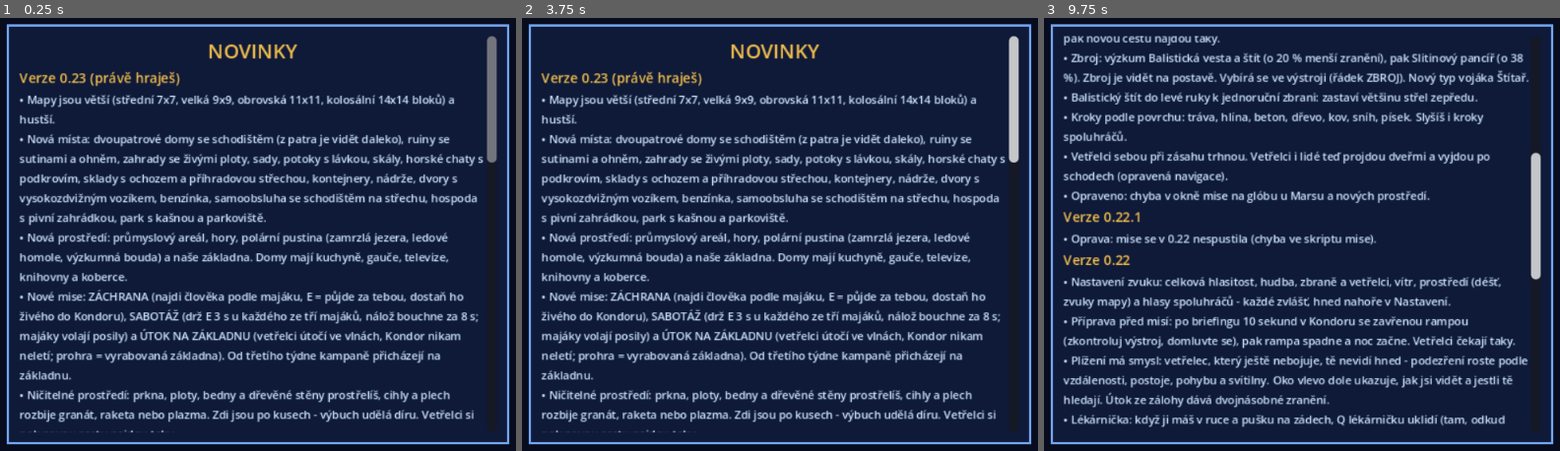
Above: before the commit, frames 1-3 (left to right).
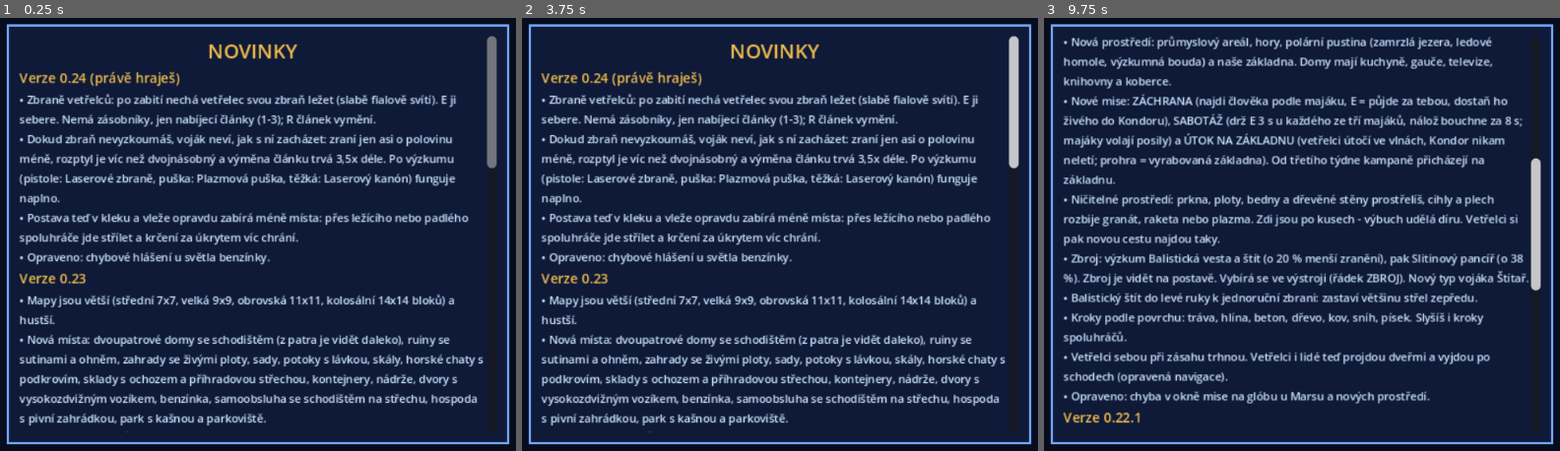
Above: after the commit, the same moments.

Repository: arielistelosbutch/Enemy-Beyond
Game: Godot game, scene res://scenes/Main.tscn
Two runs of this game, one before a commit and one after it. Both use one fixed random seed, a clock stepped at 60 frames per second and the inputs below.
Inputs (mouse positions are in pixels of both pictures, inside the frame that each line leads up to):
- Up to frame 1 (0.25 s): no input
- Up to frame 2 (3.75 s): tap Enter at 0.5, 2, 3.5 s; move the mouse to (955, 212) at 0.52 s; hold D (move_right) 0.53-1.25 s; hold Right mouse button (aim) 0.53-1.25 s; click (955, 212) at 0.67 s; tap Space (jump) at 0.77, 1.25, 2.75 s; tap C (crouch) at 0.8 s; drag from (620, 256) to (738, 325) at 1.27 s; move the mouse to (857, 139) at 2.02 s; press the mouse at (857, 139) at 2.03 s; hold D (move_right) 2.03-2.75 s; tap V (melee) at 2.3 s; release the mouse at (857, 139) at 2.75 s; drag from (738, 325) to (542, 169) at 2.77 s; move the mouse to (1017, 303) at 3.52 s; hold A (move_left) from 3.53 s (still down); tap B (mine) at 3.6 s
- Up to frame 3 (9.75 s): tap Space (jump) at 3.77, 4.25, 6.77 s; tap Z (prone) at 3.8 s; tap I (inventory) at 4.15 s; release A (move_left) at 4.25 s; drag from (1064, 169) to (1183, 126) at 4.27 s; move the mouse to (1343, 234) at 5.02 s; hold S (move_back) 5.03-5.75 s; hold Shift (sprint) 5.03-5.75 s; click (1343, 234) at 5.17 s; tap E (use) at 5.3 s; tap Escape (pause) at 5.65 s; drag from (1183, 126) to (1142, 256) at 5.77 s; move the mouse to (1477, 212) at 6.52 s; hold W (move_forward) 6.53-7.25 s; hold Right mouse button (aim) 6.53-7.25 s; tap C (crouch) at 6.8 s; tap R (reload) at 7.15 s; drag from (1142, 256) to (1260, 325) at 7.27 s; move the mouse to (1379, 139) at 8.02 s; hold S (move_back) 8.03-8.75 s; tap 2 (belt2) at 8.1 s; tap V (melee) at 8.3 s; drag from (1260, 325) to (1064, 169) at 8.77 s; move the mouse to (1539, 303) at 9.52 s; hold W (move_forward) from 9.53 s (still down); tap 4 (belt4) at 9.6 s; click (1539, 303) at 9.67 s

The runs differ from the first frame. In frame 1, 21% of the frame differs, in the area x 3-97%, y 12-96%; in frame 2, 21%; in frame 3, 27%, in the area x 3-97%, y 4-95%.

Commit message:
Enemy Beyond 0.24: zbraně vetřelců k sebrání, nižší postava v kleku a vleže
Co-Authored-By: Claude Opus 5.5 <noreply@anthropic.com>
Claude-Session: https://claude.ai/code/session_01EAk7UDZdciQuxvQV6RdKX6

Diff:
--- a/changelog.json
+++ b/changelog.json
@@ -1,4 +1,10 @@
 {
+ "0.24": [
+  "Zbraně vetřelců: po zabití nechá vetřelec svou zbraň ležet (slabě fialově svítí). E ji sebere. Nemá zásobníky, jen nabíjecí články (1-3); R článek vymění.",
+  "Dokud zbraň nevyzkoumáš, voják neví, jak s ní zacházet: zraní jen asi o polovinu méně, rozptyl je víc než dvojnásobný a výměna článku trvá 3,5x déle. Po výzkumu (pistole: Laserové zbraně, puška: Plazmová puška, těžká: Laserový kanón) funguje naplno.",
+  "Postava teď v kleku a vleže opravdu zabírá méně místa: přes ležícího nebo padlého spoluhráče jde střílet a krčení za úkrytem víc chrání.",
+  "Opraveno: chybové hlášení u světla benzínky."
+ ],
  "0.23": [
   "Mapy jsou větší (střední 7x7, velká 9x9, obrovská 11x11, kolosální 14x14 bloků) a hustší.",
   "Nová místa: dvoupatrové domy se schodištěm (z patra je vidět daleko), ruiny se sutinami a ohněm, zahrady se živými p …(259 unchanged characters)…
--- a/scripts/alien.gd
+++ b/scripts/alien.gd
@@ -485,6 +485,7 @@
 		return
 	if hp <= 0:
 		_die.rpc()
+		_drop_gun()
 		if by and by.has_method("is_player"):
 			_credit.rpc_id(by.get_multiplayer_authority(), by.name)
 		return
@@ -526,6 +527,15 @@
 	if p and p.is_multiplayer_authority():
 		p.captures += 1
 		mission.hud.message("Vetřelec omráčen - zajat živý.", 2.5)
+
+## Host: the dead alien's gun lies next to it - anyone can pick it up (E).
+func _drop_gun() -> void:
+	var w: String = Campaign.RACE_WEAPON.get(race, "")
+	if w == "" or not Game.ITEMS.has(w) or not multiplayer.is_server():
+		return
+	var r: Dictionary = Game.ITEMS[w]
+	var cells := randi_range(1, int(r["cells"]))
+	mission.drop_item({"id": w, "loaded": randi_range(int(r["cap"]) / 3, int(r["cap"])), "cells": cells}, global_position + global_transform.basis.x * 0.6)
 
 @rpc("authority", "call_local", "reliable")
 func _ambush_note(player_name: String) -> void:
--- a/scripts/autotest.gd
+++ b/scripts/autotest.gd
@@ -66,6 +66,7 @@
 		"mapshot": _mapshot(p)
 		"objtest": _objtest(p)
 		"breaktest": _breaktest(p)
+		"armstest": _armstest(p)
 		"terror": _terror(p)
 		"panic":
 			if p and step == 0 and t > 3:
@@ -899,6 +900,48 @@
 	out("BREAK broken pieces: %d" % broken)
 	get_tree().quit()
 
+## Alien guns: one dies, the gun lies there, the mercenary takes it, fires, re-primes.
+func _armstest(p: Node) -> void:
+	if p == null or step > 0 or not m().started():
+		return
+	step = 1
+	for a in m().aliens():
+		a.set_physics_process(false)
+	var target: Node = null
+	for a in m().aliens():
+		if Campaign.RACE_WEAPON.has(a.race):
+			target = a
+			break
+	if target == null:
+		out("ARMS no armed alien (crew %s)" % [m().aliens().map(func(x): return x.race)])
+		get_tree().quit()
+		return
+	p.inv.erase("rh")
+	p.inv.erase("back")
+	p._update_held()
+	target.damage(99999.0, target.global_position, p)
+	await get_tree().create_timer(0.5).timeout
+	out("ARMS pickups after the kill: %d" % m().pickups.size())
+	p.global_position = target.global_position + Vector3(0.5, 0.3, 0)
+	await get_tree().create_timer(0.3).timeout
+	p._pick_up()
+	var rh: Dictionary = p.item_in("rh")
+	out("ARMS in hand: %s unknown=%s" % [rh, Game.alien_unknown(rh.get("id", ""))])
+	if rh.is_empty():
+		get_tree().quit()
+		return
+	rh["loaded"] = 0
+	var t0 := t
+	p._reload(rh, Game.ITEMS[rh["id"]])
+	out("ARMS re-priming: %s (%.1f s)" % [p.busy_text, p.busy_total])
+	await get_tree().create_timer(p.busy_total + 0.5).timeout
+	out("ARMS after: loaded %d cells %d spread %.2f" % [int(rh["loaded"]), int(rh.get("cells", 0)), p.current_spread()])
+	# lying bodies are low: shots go over them
+	p.prone = true
+	await get_tree().create_timer(0.2).timeout
+	out("ARMS prone capsule height %.2f" % p._body_cap.height)
+	get_tree().quit()
+
 func _skip_brief() -> void:
 	var h: Node = m().hud
 	if h._brief_t >= 0 and h._brief_t < float(h._brief_len) / 40.0 + 1.0:
--- a/scripts/boot.gd
+++ b/scripts/boot.gd
@@ -8,7 +8,7 @@
 const UPDATE_PCK := "user://update.pck"
 const UPDATE_INFO := "user://update.json"
 ## The version built into this .exe (the update must be newer to be used).
-const BUILD_VERSION := "0.23"
+const BUILD_VERSION := "0.24"
 
 var update_version := ""
 
--- a/scripts/game.gd
+++ b/scripts/game.gd
@@ -2,8 +2,8 @@
 ## Enemy Beyond - global state: controls, the mercenary's profile, item rules,
 ## shared materials and sounds.
 
-const VERSION := "0.23 prototyp"
-const VERSION_NUM := "0.23"
+const VERSION := "0.24 prototyp"
+const VERSION_NUM := "0.24"
 
 # ---- items (like UFO: every item has weight; hands, belt and backpack hold them) ----
 const ITEMS := {
@@ -37,6 +37,14 @@
 	"mine": {"name": "Nášlapná mina", "short": "Mina", "weight": 3, "type": "grenade"},
 	"flare": {"name": "Světlice", "short": "Světlice", "weight": 1, "type": "flare"},
 	"medkit": {"name": "Lékárnička", "short": "Lékárnička", "weight": 3, "type": "medkit", "uses": 3},
+	# the aliens' own guns, picked up from the dead: no magazines - a charge cell that has to be
+	# re-primed (slow and clumsy until research explains how), weak in human hands at first
+	"a_pistol": {"name": "Plazmová pistole vetřelců", "short": "Cizí pistole", "weight": 3, "type": "weapon", "ammo": "", "alien": true, "know": "laser",
+		"cap": 8, "cells": 3, "damage": 42, "spread": 1.3, "rate": 0.35, "auto": false, "sound": "plasma", "noise": 25.0, "muzzle": 0.21, "kick": 0.4, "reload": 2.5},
+	"a_rifle": {"name": "Plazmová puška vetřelců", "short": "Cizí puška", "weight": 6, "type": "weapon", "two": true, "ammo": "", "alien": true, "know": "plazma",
+		"cap": 20, "cells": 2, "damage": 50, "spread": 1.0, "rate": 0.22, "auto": true, "sound": "plasma", "noise": 30.0, "muzzle": 0.8, "kick": 0.6, "reload": 3.0},
+	"a_heavy": {"name": "Těžká plazma vetřelců", "short": "Cizí těžká", "weight": 11, "type": "weapon", "two": true, "heavy": 0.8, "ammo": "", "alien": true, "know": "laser_tezky",
+		"cap": 5, "cells": 2, "damage": 110, "splash": 2.2, "spread": 0.9, "rate": 0.9, "auto": false, "sound": "plasma", "noise": 45.0, "muzzle": 0.7, "kick": 2.0, "reload": 4.0},
 	"stit": {"name": "Balistický štít", "short": "Štít", "weight": 6, "type": "shield"},
 	"vesta": {"name": "Balistická vesta", "short": "Vesta", "weight": 4, "type": "armor", "protect": 0.8},
 	"pancir": {"name": "Slitinový pancíř", "short": "Pancíř", "weight": 7, "type": "armor", "protect": 0.62},
@@ -45,6 +53,11 @@
 }
 
 ## How many rounds the weapon itself holds.
+## An alien gun nobody has researched yet: weak, wild and slow to re-prime.
+func alien_unknown(id: String) -> bool:
+	var r: Dictionary = ITEMS.get(id, {})
+	return r.get("alien", false) and not has_research(String(r.get("know", "")))
+
 func mag_size(id: String) -> int:
 	var r: Dictionary = ITEMS[id]
 	var n: int = int(r["cap"]) if r.has("cap") else int(ITEMS[r["ammo"]]["rounds"])
@@ -661,7 +674,7 @@
 var _models := {}
 func model(mname: String) -> Node3D:
 	if not _models.has(mname):
-		var path := "res://assets/models/%s.glb" % mname
+		var path := "res://assets/models/%s.glb" % {"hands_a_rifle": "hands_plasma_rifle", "hands_a_heavy": "hands_plasma_rifle"}.get(mname, mname)
 		_models[mname] = load(path) if ResourceLoader.exists(path) else null
 	if _models[mname] == null:
 		# no model for this thing (should not happen): a small grey box instead of a crash
--- a/scripts/hud.gd
+++ b/scripts/hud.gd
@@ -445,13 +445,15 @@
 		_text(c, at + Vector2(0, 12), label + "prázdná", FRAME, 9)
 		return
 	var rule: Dictionary = Game.ITEMS[it["id"]]
-	_text(c, at, label + rule["name"], TEXT, 9)
+	_text(c, at, label + ((rule["short"] + " (neznámá)") if Game.alien_unknown(it["id"]) else rule["name"]), TEXT, 9)
 	if rule["type"] == "weapon":
 		var spare := 0
 		for s in p.inv:
 			if p.inv[s]["id"] == rule["ammo"]:
 				spare += int(p.inv[s].get("left", Game.ITEMS[rule["ammo"]]["rounds"]))
-		if rule.get("laser", false):
+		if rule.get("alien", false):
+			_text(c, at + Vector2(0, 12), "%d / %d   články %d" % [int(it.get("loaded", 0)), Game.mag_size(it["id"]), int(it.get("cells", 0))], ACCENT, 10)
+		elif rule.get("laser", false):
 			_text(c, at + Vector2(0, 12), "%d / %d   dobíjí se samo" % [int(it.get("loaded", 0)), Game.mag_size(it["id"])], ACCENT, 10)
 		else:
 			_text(c, at + Vector2(0, 12), "%d / %d   náhradní %d" % [int(it.get("loaded", 0)), Game.mag_size(it["id"]), spare], ACCENT, 10)
--- a/scripts/main_menu.gd
+++ b/scripts/main_menu.gd
@@ -970,7 +970,7 @@
 		"air":
 			Net.mission_params = {"intercept": true, "id": -1, "ufo": Game.cmd_arg("ufo", "raider")}
 			get_tree().change_scene_to_file("res://scenes/Intercept.tscn")
-		"town", "zoo", "terror", "voice", "club", "uimission", "stance", "wshot", "pose", "rlanim", "ufoshot", "mapshot", "objtest", "breaktest":
+		"town", "zoo", "terror", "voice", "club", "uimission", "stance", "wshot", "pose", "rlanim", "ufoshot", "mapshot", "objtest", "breaktest", "armstest":
 			Net.play_solo()
 			Campaign.active = false
 			Net.start_mission({"type": Game.cmd_arg("mtype", "terror"), "biome": Game.cmd_arg("biome", "town"), "night": Game.cmd_arg("day", "0") != "1",
--- a/scripts/map_gen.gd
+++ b/scripts/map_gen.gd
@@ -1204,6 +1204,7 @@
 	lt.position = cp + Vector3(0, 4.0, 0)
 	lt.rotation.x = -PI / 2
 	lt.set_meta("base", 2.0)
+	lt.set_meta("lens", box(cp + Vector3(0, 4.0, 0), Vector3(2.0, 0.04, 0.3), Game.color_mat(Color(0.95, 0.97, 1.0), true), false))
 	info["elec_lights"].append(lt)
 	# the shop
 	var s := o + Vector3(8.0, 0, 1.0)
--- a/scripts/mission.gd
+++ b/scripts/mission.gd
@@ -1274,11 +1274,24 @@
 
 @rpc("any_peer", "call_local", "reliable")
 func _add_pickup(pid: String, item: Dictionary, pos: Vector3) -> void:
-	var n := MeshInstance3D.new()
-	var bm := BoxMesh.new()
-	bm.size = Vector3(0.12, 0.08, 0.55) if Game.ITEMS[item["id"]]["type"] == "weapon" else Vector3(0.18, 0.1, 0.18)
-	n.mesh = bm
-	n.material_override = Game.color_mat(Color(0.12, 0.12, 0.13))
+	var n: Node3D
+	if ResourceLoader.exists("res://assets/models/%s.glb" % item["id"]):
+		# the thing itself, lying on its side; alien guns still glow a little
+		n = Game.model(item["id"])
+		n.rotation.z = PI / 2
+		if Game.ITEMS[item["id"]].get("alien", false):
+			var gl := OmniLight3D.new()
+			gl.light_color = Color(0.7, 0.4, 1.0)
+			gl.light_energy = 0.6
+			gl.omni_range = 1.6
+			n.add_child(gl)
+	else:
+		var mi := MeshInstance3D.new()
+		var bm := BoxMesh.new()
+		bm.size = Vector3(0.12, 0.08, 0.55) if Game.ITEMS[item["id"]]["type"] == "weapon" else Vector3(0.18, 0.1, 0.18)
+		mi.mesh = bm
+		mi.material_override = Game.color_mat(Color(0.12, 0.12, 0.13))
+		n = mi
 	add_child(n)
 	var q := PhysicsRayQueryParameters3D.create(pos + Vector3(0, 0.5, 0), pos + Vector3(0, -3, 0), 1)
 	var hit := get_world_3d().direct_space_state.intersect_ray(q)
--- a/scripts/player.gd
+++ b/scripts/player.gd
@@ -97,6 +97,8 @@
 	cs.shape = cap
 	cs.position.y = 0.9
 	add_child(cs)
+	_body_cs = cs
+	_body_cap = cap
 	head = Node3D.new()
 	head.position.y = 1.6
 	add_child(head)
@@ -178,6 +180,18 @@
 const GEAR_BITS := ["Gear_Belt0", "Gear_Belt1", "Gear_Belt2", "Gear_Belt3", "Gear_Backpack", "Gear_Grenade",
 	"Gear_Flare", "Gear_Medkit", "Gear_Holster", "Gear_Scanner", "Gear_Vest", "Gear_Plate"]
 var armor := ""        # worn armour id (vesta / pancir), from the loadout
+var _body_cs: CollisionShape3D
+var _body_cap: CapsuleShape3D
+
+## The body's hit and collision shape follows the stance on every machine: standing 1.8 m,
+## crouched 1.2 m, lying (prone, down, dead) a low 0.7 m - you can shoot over a fallen friend.
+func _fit_body_shape() -> void:
+	if _body_cap == null:
+		return
+	var h := 0.7 if (prone or downed or dead) else (1.25 if crouching else 1.8)
+	if absf(_body_cap.height - h) > 0.01:
+		_body_cap.height = h
+		_body_cs.position.y = h / 2.0
 const TEAM_COLORS := [Color(0.22, 0.24, 0.17), Color(0.18, 0.2, 0.24), Color(0.26, 0.22, 0.17), Color(0.17, 0.17, 0.17)]
 const PATCH_COLORS := [Color(0.85, 0.65, 0.15), Color(0.2, 0.6, 0.95), Color(0.9, 0.25, 0.2), Color(0.4, 0.9, 0.4)]
 
@@ -675,6 +689,7 @@
 	if not is_multiplayer_authority():
 		_remote_visuals()
 		return
+	_fit_body_shape()
 	if dead or mission.finished:
 		velocity = Vector3.ZERO
 		return
@@ -989,7 +1004,7 @@
 	if wp.is_empty():
 		return 3.0
 	var rule: Dictionary = Game.ITEMS[wp["id"]]
-	var s: float = rule["spread"] * (1.7 - float(merc.get("accuracy", 50)) / 100.0)
+	var s: float = rule["spread"] * (1.7 - float(merc.get("accuracy", 50)) / 100.0) * (2.2 if Game.alien_unknown(wp["id"]) else 1.0)
 	if prone: s *= 0.4
 	elif crouching: s *= 0.6
 	if aiming: s *= 0.5
@@ -1053,9 +1068,9 @@
 			to = hit.position
 			var c: Object = hit.collider
 			if c and c.has_method("is_alien"):
-				var dmg: float = rule["damage"] * randf_range(0.6, 1.4) * (1.15 if Game.has_research("pitva") else 1.0)
+				var dmg: float = rule["damage"] * randf_range(0.6, 1.4) * (1.15 if Game.has_research("pitva") else 1.0) * (0.45 if Game.alien_unknown(wp["id"]) else 1.0)
 				mission.hud.hitmarker()
-				_hit_alien.rpc_id(1, c.name, dmg, "plasma" if wp["id"] == "plasma_rifle" else ("laser" if Game.ITEMS[wp["id"]].get("laser", false) else "bullet"))
+				_hit_alien.rpc_id(1, c.name, dmg, "plasma" if wp["id"] == "plasma_rifle" or rule.get("alien", false) else ("laser" if Game.ITEMS[wp["id"]].get("laser", false) else "bullet"))
 			elif c and c.has_method("is_player") and not c.dead:
 				c.hurt.rpc_id(c.get_multiplayer_authority(), rule["damage"] * randf_range(0.5, 1.0), global_position)
 				c.shot_by.rpc_id(c.get_multiplayer_authority(), display_name)
@@ -1196,6 +1211,20 @@
 		return
 	if rule.get("laser", false):
 		mission.hud.message("Laser se dobíjí sám - chvíli nestřílej.", 1.5)
+		return
+	if rule.get("alien", false):
+		if int(wp.get("cells", 0)) <= 0:
+			mission.hud.message("%s: žádný článek už nezbývá. Odhoď ji (přetáhni v inventáři)." % rule["short"], 2.5)
+			return
+		var unknown := Game.alien_unknown(wp["id"])
+		var ta: float = float(rule["reload"]) * (3.5 if unknown else 1.0) * (0.65 if Game.has_talent(merc, "rychle_prebiti") else 1.0)
+		Game.play_at(self, "hum", global_position, -10)
+		_start_busy(ta, "Zkouším, jak se to nabíjí" if unknown else "Nabíjím článek", func():
+			if not is_instance_valid(self) or dead:
+				return
+			wp["cells"] = int(wp.get("cells", 0)) - 1
+			wp["loaded"] = Game.mag_size(wp["id"])
+			Game.play_ui(self, "ping", -12))
 		return
 	var slot := find_item(func(it): return it["id"] == rule["ammo"])
 	if slot == "" or slot == "rh" or slot == "lh":
@@ -2001,6 +2030,7 @@
 		Game.play_at(self, "step_%s%d" % [surf, randi() % 4], global_position, (-24 if prone else (-19 if crouching else -12)) + float(Game.STEP_DB.get(surf, 0.0)))
 
 func _remote_visuals() -> void:
+	_fit_body_shape()
 	_remote_steps()
 	_show_items(held, held_l, held_back)
 	head.rotation.x = pitch
--- a/update/version.json
+++ b/update/version.json
@@ -1 +1 @@
-{"version": "0.23", "min_build": "0.13", "pck": "https://raw.githubusercontent.com/arielistelosbutch/Enemy-Beyond/main/update/enemy_beyond_0.23.pck", "zip": "https://github.com/arielistelosbutch/Enemy-Beyond/raw/main/hratelny-test/EnemyBeyond-0.23-windows.zip"}
+{"version": "0.24", "min_build": "0.13", "pck": "https://raw.githubusercontent.com/arielistelosbutch/Enemy-Beyond/main/update/enemy_beyond_0.24.pck", "zip": "https://github.com/arielistelosbutch/Enemy-Beyond/raw/main/hratelny-test/EnemyBeyond-0.24-windows.zip"}
Binary file added: assets/models/a_heavy.glb
Not shown, added: assets/models/a_heavy.glb.import
Binary file added: assets/models/a_pistol.glb
Not shown, added: assets/models/a_pistol.glb.import
Binary file added: assets/models/a_rifle.glb
Not shown, added: assets/models/a_rifle.glb.import
Not shown, removed: hratelny-test/EnemyBeyond-0.23-windows.zip
Not shown, added: hratelny-test/EnemyBeyond-0.24-windows.zip
Not shown, removed: update/enemy_beyond_0.23.pck
Not shown, added: update/enemy_beyond_0.24.pck
